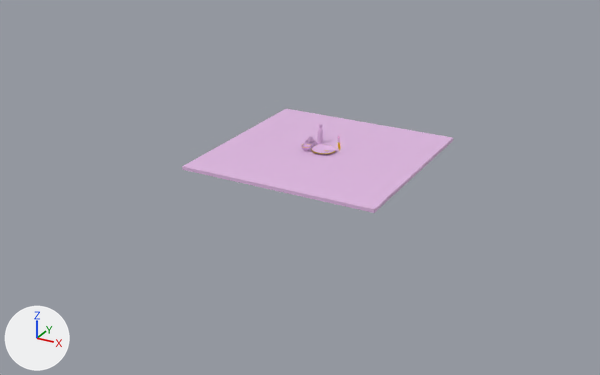
What one commit did to the Blender file kitchen set.blend.
Before and after are seen from a camera (50 mm lens) standing at (28.2, -55.2, 23.8) and looking at (-1.0, -2.1, -2.7). The axes (+X, +Y, +Z) are drawn at lower left. The lights are the same throughout.
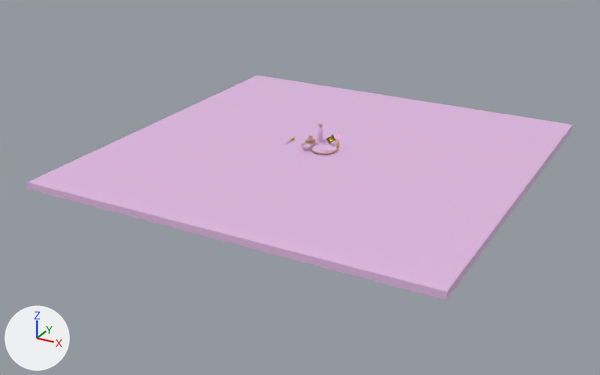
Pixel boxes (x1, y1, x2, y2) of what changed, in the pictures (600 x 375 px):
```json
{"object": "Plane", "change": "moved, rescaled", "before": [182, 109, 453, 213], "after": [27, 75, 573, 300], "on screen": "101% wider, 115% taller"}
{"object": "Plane.004", "change": "added", "after": [326, 135, 337, 144]}
```

Edits to the scene script, one JSON object a line:
```json
{"op": "add", "block": "me_plane_003", "code": ["me_plane_003 = bpy.data.meshes.new('Plane.003')", "me_plane_003.from_pydata(...)  # 138 vertices, 117 faces; spans x -2.04..2.04, y -2.04..2.04, z 0.0..0.31", "me_plane_003.polygons.foreach_set('use_smooth', [True] * 117)", "me_plane_003.materials.append(mat_gold)  # yellow #e7bb00"]}
{"op": "set", "path": "ob_plane.location", "old": "(0.0, 0.0, -0.16)", "new": "(0.0, 0.0, -0.12)"}
{"op": "set", "path": "ob_plane.scale", "old": "(8.0, 8.0, 8.0)", "new": "(16.0, 16.0, 16.0)"}
{"op": "add", "block": "ob_plane_004", "code": ["ob_plane_004 = bpy.data.objects.new('Plane.004', me_plane_003)", "ob_plane_004.location = (-0.03, 1.36, 0.4)", "ob_plane_004.rotation_euler = (0.748, 0.0, 0.0)  # degrees (43, 0, 0)", "ob_plane_004.scale = (0.248, 0.248, 0.248)", "_m = ob_plane_004.modifiers.new('Mirror', 'MIRROR')", "_m.use_axis = (False, False, True)", "_m.use_clip = True"]}
```
